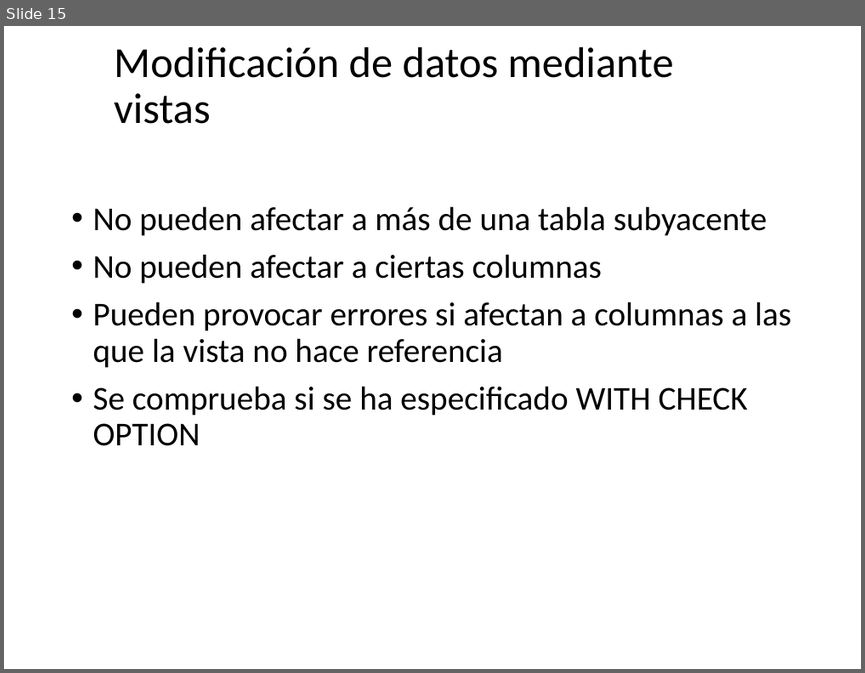
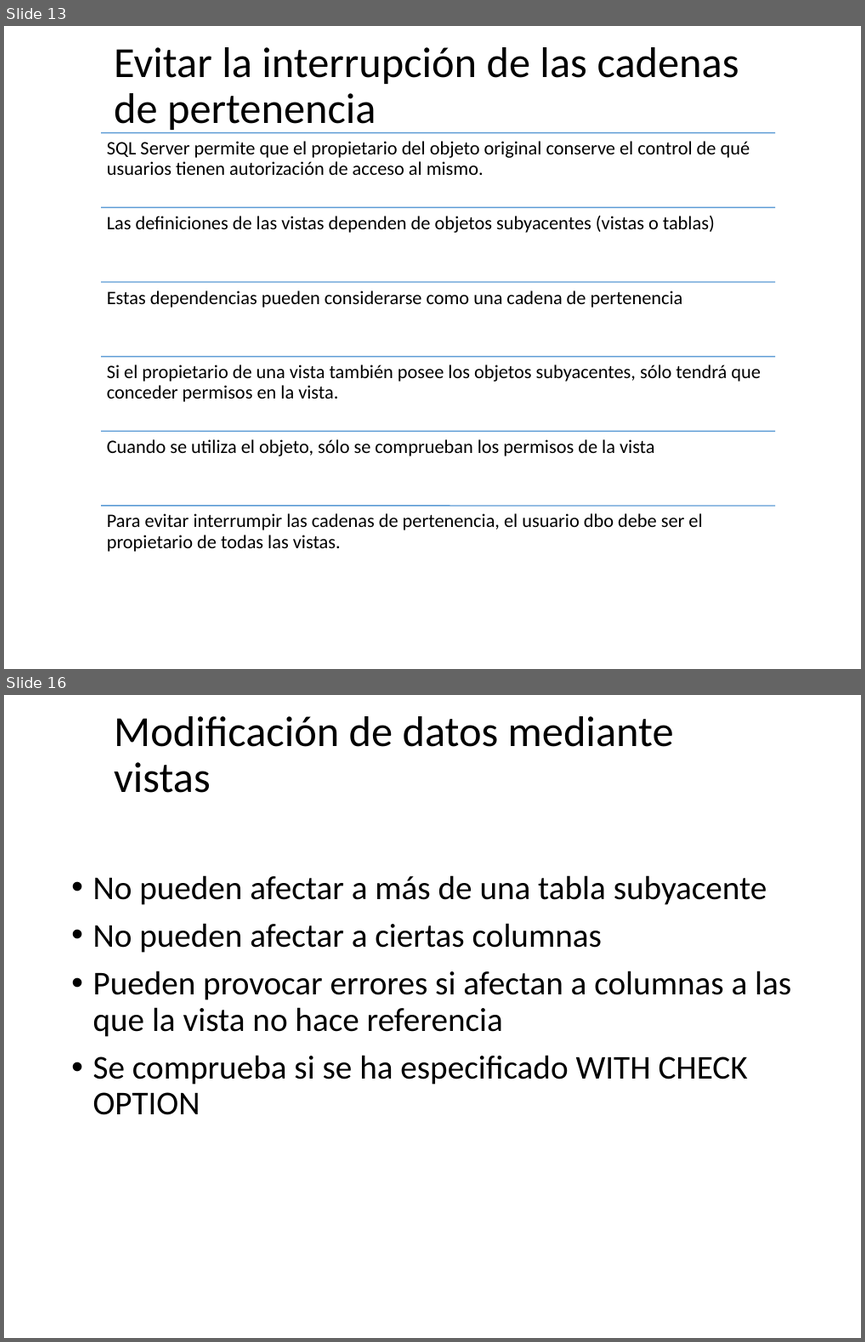
Before and after one commit to debsdaniel/expertodba2021, a slide deck: Presentaciones/Semana 6 - Vistas.pptx. Shown one above the other, each under a label of ours: slide 15 before the commit, slides 13 and 16 after it; the slides between them are not shown. The pictures are 865x673 and 865x1342 pixels, drawn with LibreOffice and Linux fonts; fonts in the diff are those of the drawing; background and template pictures are left out. Boxes give left, top, right and bottom in pixels: in the first picture for what was removed or moved away, otherwise in the second. Text is boxed around its words. In the diff, an @@ line names an element or a change of style, - is before the commit and + after.

```diff
--- a/Presentaciones/Semana 6 - Vistas.pptx
+++ b/Presentaciones/Semana 6 - Vistas.pptx
@@ slide 13 added at box(4, 26, 861, 669), background picture (left out) @@
@@ title added at box(114, 47, 739, 133), 36 pt, text #000000 @@
+Evitar la interrupción de las cadenas de pertenencia
@@ group added at box(101, 133, 775, 551): 6 lines, 6 texts @@
+SQL Server permite que el propietario del objeto original conserve el control de qué usuarios tienen autorización de acceso al mismo.
+Las definiciones de las vistas dependen de objetos subyacentes (vistas o tablas)
+Estas dependencias pueden considerarse como una cadena de pertenencia
+Si el propietario de una vista también posee los objetos subyacentes, sólo tendrá que conceder permisos en la vista.
+Cuando se utiliza el objeto, sólo se comprueban los permisos de la vista
+Para evitar interrumpir las cadenas de pertenencia, el usuario dbo debe ser el propietario de todas las vistas.
@@ what was slide 15 is now slide 16 @@
```
Also in this commit, not shown: 1 slide changed, 7 other slides added, 5 slides removed.
